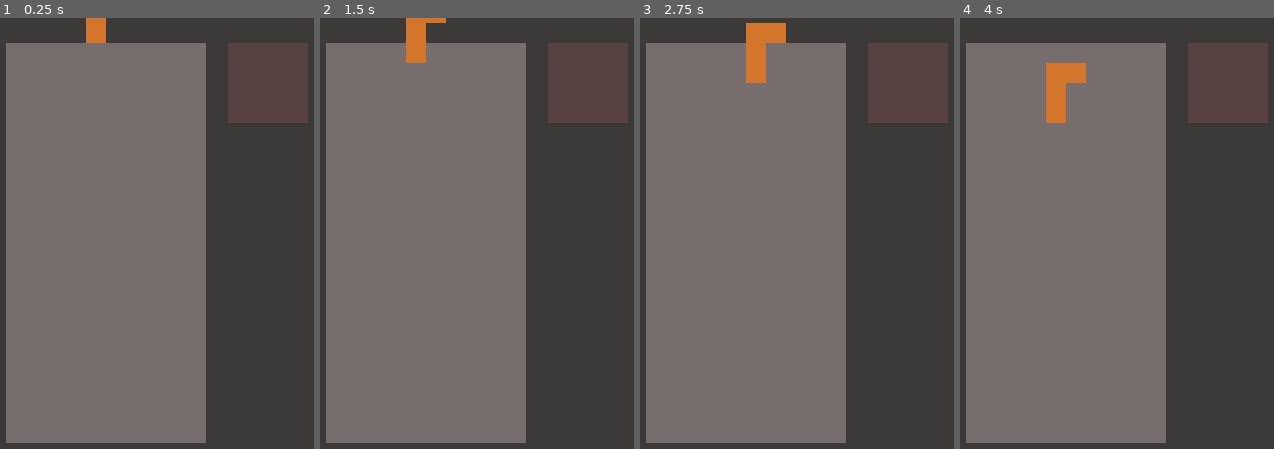
Above: before the commit, frames 1-4 (left to right).
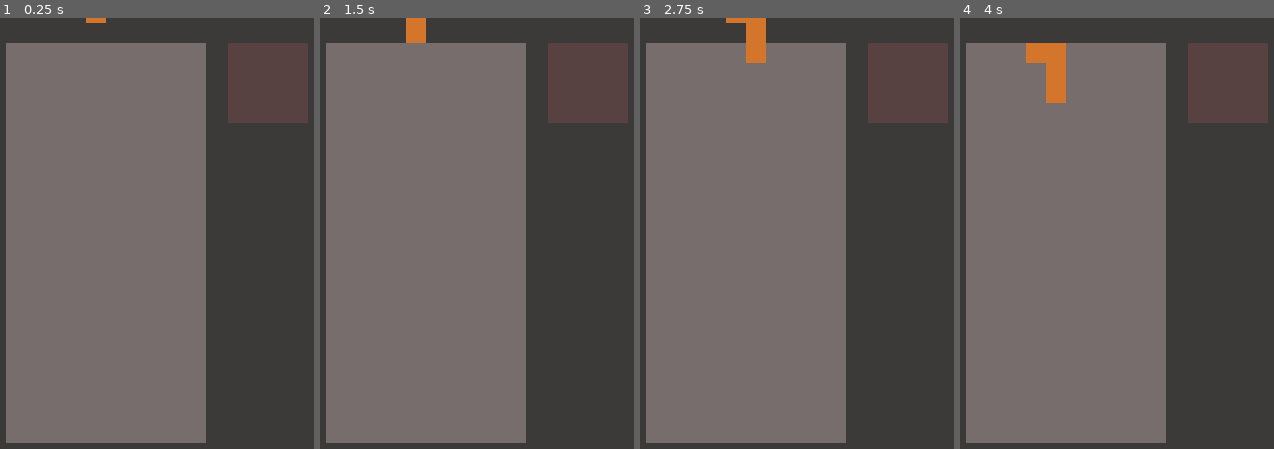
Above: after the commit, the same moments.

Repository: romanzes/godot-tetris
Game: Godot game, scene res://Game.tscn
Same seed, same stepped clock (60 frames per second), same inputs: the game is played once before the commit and once after it.
Inputs:
- Up to frame 1 (0.25 s): no input
- Up to frame 2 (1.5 s): tap Enter at 0.5 s; hold Right 0.53-1.28 s; tap Space at 1.25 s; hold Left from 1.28 s (still down)
- Up to frame 3 (2.75 s): release Left at 2.03 s; hold Right from 2.03 s (still down)
- Up to frame 4 (4 s): tap Enter at 2.75 s; tap Space at 3.5 s; release Right at 3.53 s; hold Left from 3.53 s (still down)

The runs differ from the first frame. In frame 1, 0.3% of the frame differs, in the area x 27-34%, y 1-6%; in frame 2, 0.4%; in frame 3, 0.7%; in frame 4, 1.2%, in the area x 21-41%, y 5-25%.

Commit message:
simpler figure arrays

Diff:
--- a/Game.gd
+++ b/Game.gd
@@ -9,40 +9,35 @@
 
 const possibleFigures = [
 	[
-		[0, 0, 0, 0],
-		[0, 1, 0, 0],
-		[0, 1, 1, 0],
-		[0, 0, 1, 0]
+		[1, 0],
+		[1, 1],
+		[0, 1]
 	],
 	[
-		[0, 0, 0, 0],
-		[0, 1, 1, 0],
-		[0, 0, 1, 0],
-		[0, 0, 1, 0]
+		[0, 1],
+		[1, 1],
+		[1, 0]
 	],
 	[
-		[0, 0, 0, 0],
-		[0, 0, 1, 0],
-		[0, 1, 1, 1],
-		[0, 0, 0, 0]
+		[1, 1],
+		[0, 1],
+		[0, 1]
 	],
 	[
-		[0, 0, 0, 0],
-		[0, 1, 1, 0],
-		[0, 1, 0, 0],
-		[0, 1, 0, 0]
+		[1, 1],
+		[1, 0],
+		[1, 0]
 	],
 	[
-		[0, 0, 0, 0],
-		[0, 1, 1, 0],
-		[0, 1, 1, 0],
-		[0, 0, 0, 0]
+		[0, 1, 0],
+		[1, 1, 1]
 	],
 	[
-		[0, 1, 0, 0],
-		[0, 1, 0, 0],
-		[0, 1, 0, 0],
-		[0, 1, 0, 0]
+		[1, 1],
+		[1, 1]
+	],
+	[
+		[1, 1, 1, 1]
 	]
 ]
 
